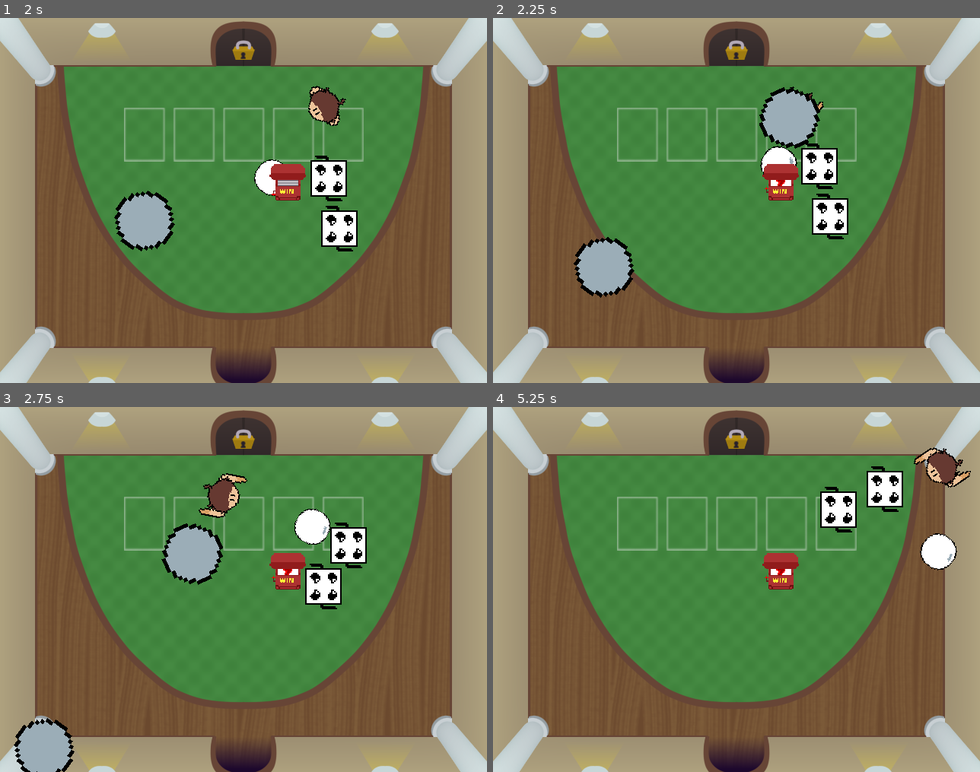
Above: before the commit, frames 1-4 (two rows, left to right).
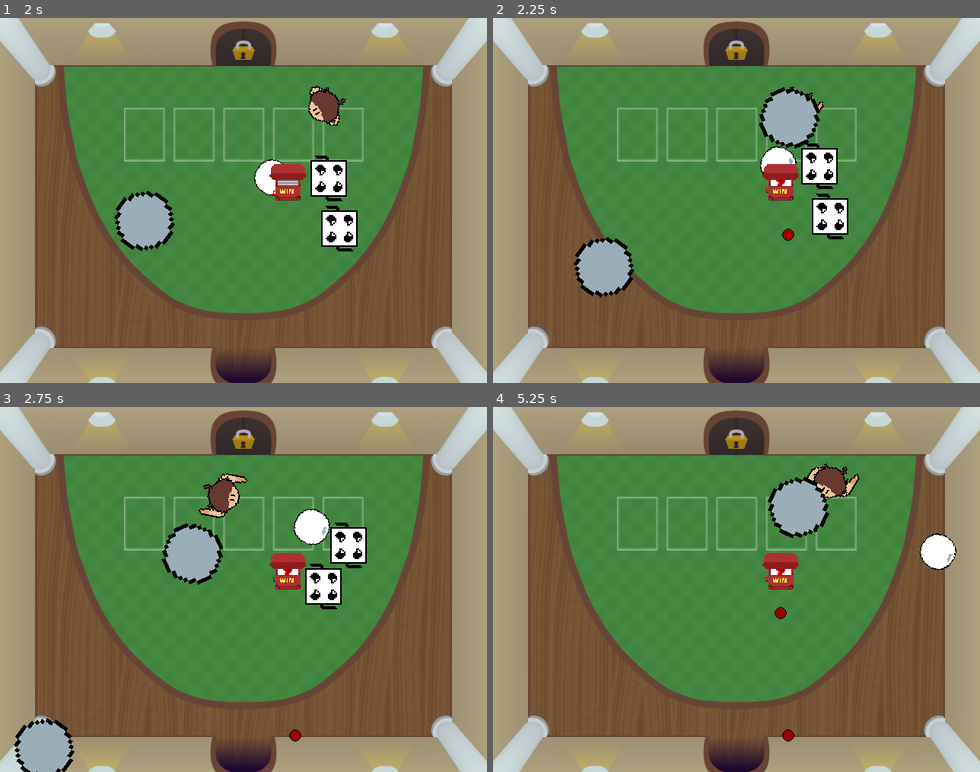
Above: after the commit, the same moments.

Repository: JoshuaKlot/BinghamtonGameJam3
Game: Godot game, scene res://scenes/main.tscn
Same seed, same stepped clock (60 frames per second), same inputs: the game is played once before the commit and once after it.
Inputs (mouse positions are in pixels of both pictures, inside the frame that each line leads up to):
- Up to frame 1 (2 s): tap Enter (ui_accept) at 0.5, 0.77, 1.52 s; move the mouse to (350, 182) at 0.52 s; hold Right (ui_right) from 0.53 s (still down); tap Space (shoot) at 0.6, 1.35 s; move the mouse to (146, 218) at 1.27 s
- Up to frame 2 (2.25 s): move the mouse to (785, 120) at 2.02 s; release Right (ui_right) at 2.03 s; hold Left (ui_left) from 2.03 s (still down); tap Space (shoot) at 2.1 s
- Up to frame 3 (2.75 s): keep holding Left (ui_left)
- Up to frame 4 (5.25 s): move the mouse to (712, 662) at 2.77 s; release Left (ui_left) at 2.78 s; hold Right (ui_right) 2.78-4.28 s; tap Space (shoot) every 0.75 s from 2.85 to 5.1 s; tap Enter (ui_accept) at 3.02, 3.77, 4.52 s; move the mouse to (882, 644) at 3.52 s; move the mouse to (590, 534) at 4.27 s; hold Left (ui_left) 4.28-5.03 s; move the mouse to (760, 589) at 5.02 s; hold Right (ui_right) from 5.03 s (still down)

Frame 1 is identical in both runs. In frame 2, less than 0.1% of the frame differs, in the area x 54-63%, y 35-62%; in frame 3, 0.1%; in frame 4, 4.3%, in the area x 56-99%, y 11-92%.
Error before the commit: Invalid access to property or key 'main' on a base object of type 'Window'. (res://Scripts/slot_machine.gd:19)

Commit message:
Add files via upload

Diff:
--- a/platformer/Scripts/enemy.gd
+++ b/platformer/Scripts/enemy.gd
@@ -16,7 +16,7 @@
 
 
 func _process(delta: float) -> void:
-	if HEALTH == 0:
+	if HEALTH <= 0:
 		queue_free()
 
 
--- a/platformer/Scripts/player.gd
+++ b/platformer/Scripts/player.gd
@@ -29,55 +29,55 @@
 
 #Called every frame. 'delta' is the elapsed time since the previous frame.
 func _process(delta: float) -> void:
-    if allPowersArray[0]:  #damage up
-        damage = basedamage + allPowersArray[0]
-    if allPowersArray[2]:  #critical hits
-        critChance = baseCritChance + (0.05 * allPowersArray[2])
-    if allPowersArray[3]:  #Max HP up
-        pass
-    if allPowersArray[4]:  #runSpeed up
-        SPEED = baseSpeed + (10 * allPowersArray[4])
-    if allPowersArray[5]:  #
-        pass
-    if allPowersArray[6]:
-        pass
-    if allPowersArray[7]:
-        pass
-    if allPowersArray[8]:
-        pass
-    if allPowersArray[9]:
-        pass
+	if allPowersArray[0]:  #damage up
+		damage = basedamage + allPowersArray[0]
+	if allPowersArray[2]:  #critical hits
+		critChance = baseCritChance + (0.05 * allPowersArray[2])
+	if allPowersArray[3]:  #Max HP up
+		pass
+	if allPowersArray[4]:  #runSpeed up
+		SPEED = baseSpeed + (10 * allPowersArray[4])
+	if allPowersArray[5]:  #
+		pass
+	if allPowersArray[6]:
+		pass
+	if allPowersArray[7]:
+		pass
+	if allPowersArray[8]:
+		pass
+	if allPowersArray[9]:
+		pass
 func _physics_process(delta: float) -> void:
 
-    look_at(get_global_mouse_position())
+	look_at(get_global_mouse_position())
 
 
-    if Input.is_action_just_pressed("shoot"):
-        var instance = bullet.instantiate()
-        if allPowersArray[1]:  #BASED ON PELLET POWER size up
-            instance.scale = Vector2(5,5)
-        calculateCrit()
-        get_tree().root.add_child(instance)
-        instance.global_position = global_position
-        instance.rotation = rotation
+	if Input.is_action_just_pressed("shoot"):
+		var instance = bullet.instantiate()
+		if allPowersArray[1]:  #BASED ON PELLET POWER size up
+			instance.scale = Vector2(5,5)
+		calculateCrit()
+		get_tree().root.add_child(instance)
+		instance.global_position = global_position
+		instance.rotation = rotation
 
-    var direction := Input.get_axis("ui_left", "ui_right")
-    var direction2 := Input.get_axis("ui_up", "ui_down")
+	var direction := Input.get_axis("ui_left", "ui_right")
+	var direction2 := Input.get_axis("ui_up", "ui_down")
 
-    if direction or direction2:
-        velocity.x = direction * SPEED
-        velocity.y = direction2 * SPEED
-        _animated_sprite.play("Walk")
-    else:
-        velocity.x = move_toward(velocity.x, 0, SPEED)
-        velocity.y = move_toward(velocity.y, 0, SPEED)
-        _animated_sprite.play("Idle")
+	if direction or direction2:
+		velocity.x = direction * SPEED
+		velocity.y = direction2 * SPEED
+		_animated_sprite.play("Walk")
+	else:
+		velocity.x = move_toward(velocity.x, 0, SPEED)
+		velocity.y = move_toward(velocity.y, 0, SPEED)
+		_animated_sprite.play("Idle")
 
-    move_and_slide()
+	move_and_slide()
 
 
 func calculateCrit():
-    if randf() < (1 - critChance):
-        damage = basedamage
-    else:
-        damage = 2 * basedamage
+	if randf() < (1 - critChance):
+		damage = basedamage
+	else:
+		damage = 2 * basedamage
--- a/platformer/Scripts/slot_machine.gd
+++ b/platformer/Scripts/slot_machine.gd
@@ -16,7 +16,7 @@
 		$FireTimer.start()
 		rolling=false
 		var instance = bullet.instantiate()
-		get_tree().root.main.add_child(instance)
+		get_parent().add_child(instance)
 		instance.global_position = global_position
 		instance.rotation = rotation
 
